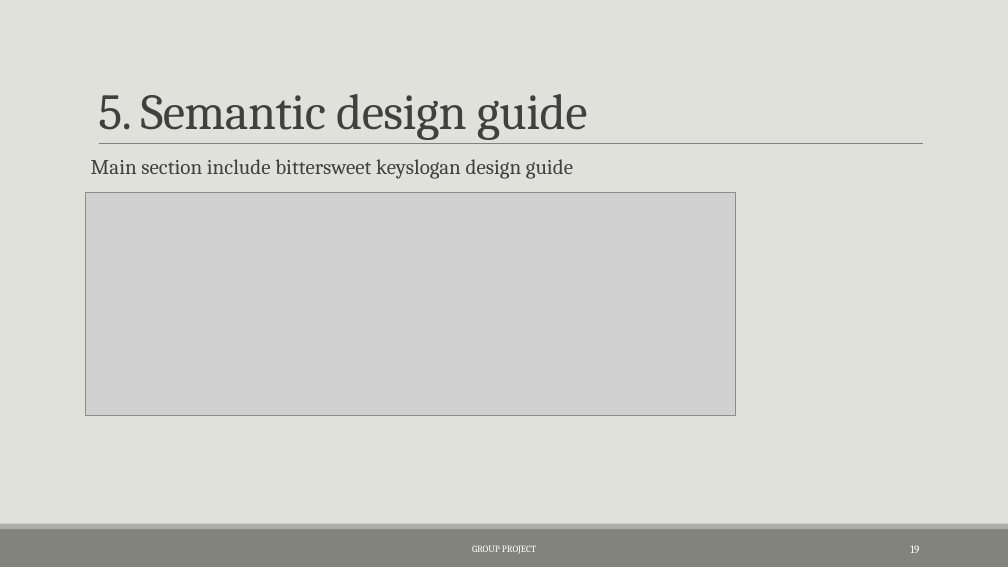
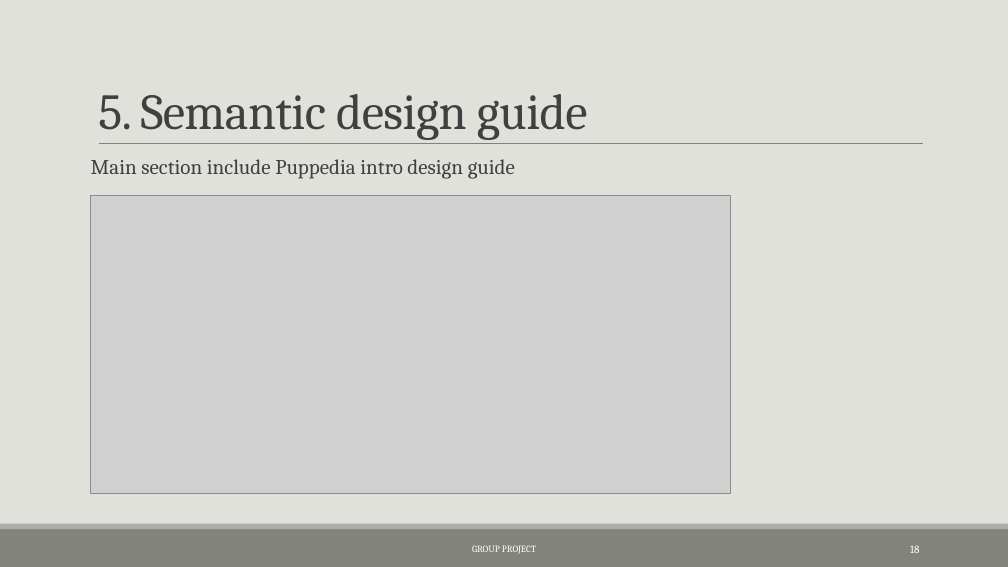
Before and after one commit to StevenLiu1201/crossPlatform-project, a slide deck: slide 18 of Style Guide/CST8117 Cross Platform Web Design(style guide).pptx (slide 19 before the commit). Drawn at 1008x567 pixels with LibreOffice and Linux fonts; fonts in the diff are those of the drawing; grey boxes stand for pictures. Boxes give left, top, right and bottom in pixels: in the first picture for what was removed or moved away, otherwise in the second. Text is boxed around its words. In the diff, an @@ line names an element or a change of style, - is before the commit and + after.

Commit message:
update on study guide

```diff
--- a/Style Guide/CST8117 Cross Platform Web Design(style guide).pptx
+++ b/Style Guide/CST8117 Cross Platform Web Design(style guide).pptx
@@ text at (91, 159, 515, 179): text changed @@
-Main section include bittersweet keyslogan design guide
+Main section include Puppedia intro design guide
@@ picture: place and size @@
-picture at (85, 193, 736, 416)
+picture at (91, 195, 731, 494)
@@ page number at (910, 545, 919, 553): text changed @@
-19
+18
```
Also in this commit, not shown: 4 other slides changed, 2 slides removed.
